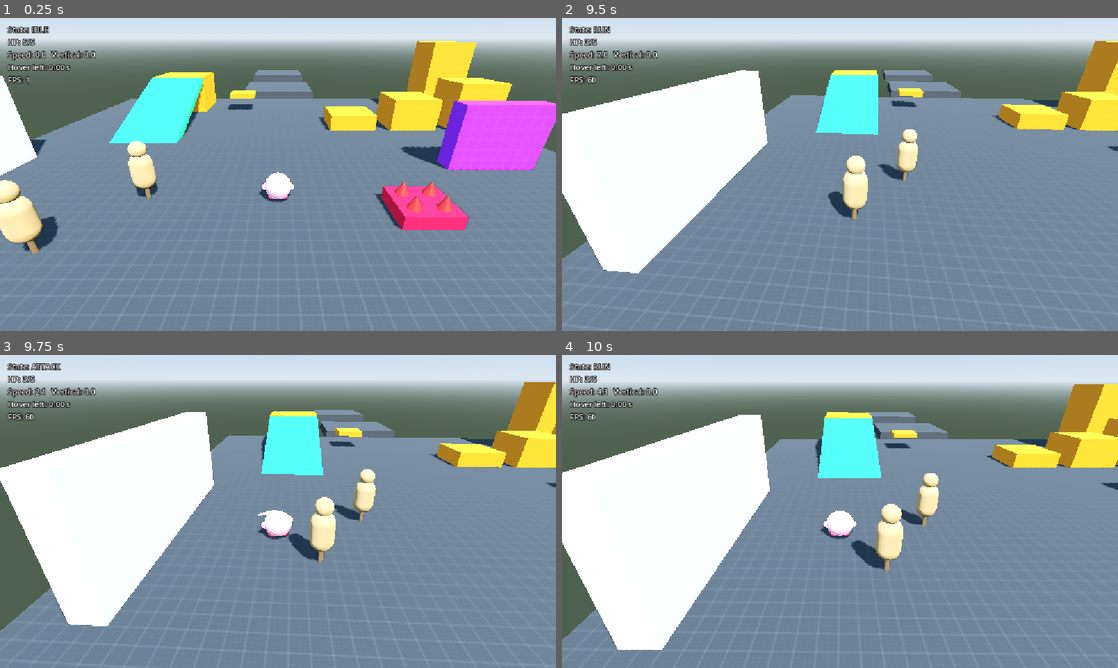
Above: before the commit, frames 1-4 (two rows, left to right).
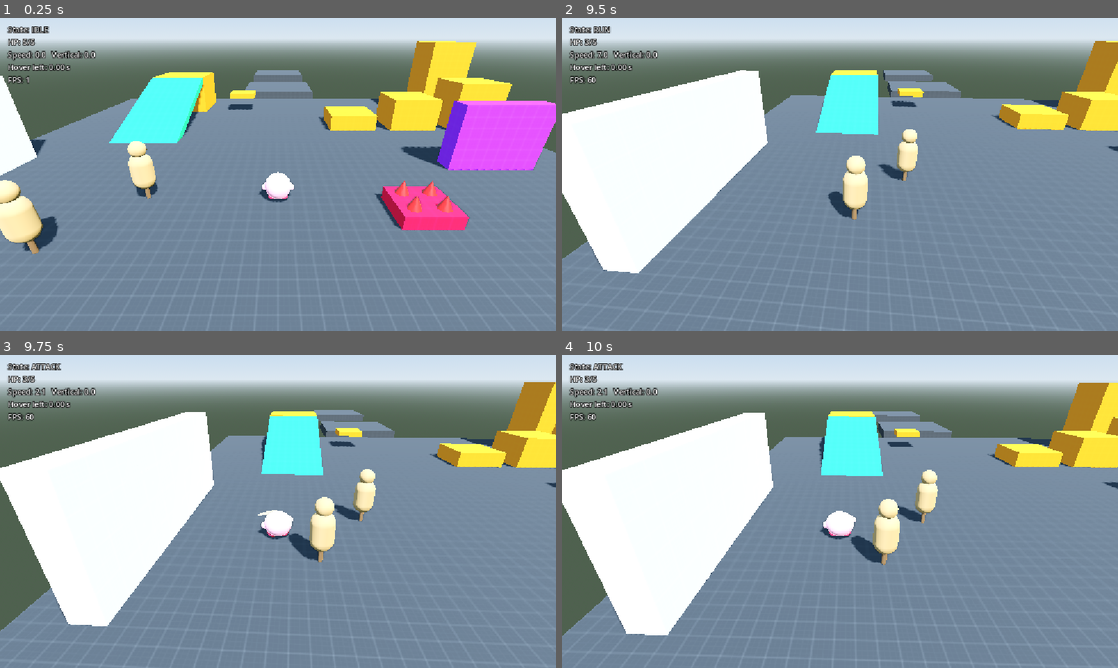
Above: after the commit, the same moments.

Repository: Jesajeba/platformer-test
Game: Godot game, scene res://tests/stage1_smoke_test.tscn
Same seed, same stepped clock (60 frames per second), same inputs: the game is played once before the commit and once after it. This scene is started directly instead of the project's main scene.
Inputs:
- Up to frame 1 (0.25 s): no input
- Up to frame 2 (9.5 s): hold W (move_forward) 0.53-2.03 s; tap J (attack) every 0.75 s from 0.6 to 8.85 s; tap Space (jump) at 0.77, 1.52, 3.02, 3.77, 4.52, 6.02, 6.77, 7.52, 9.02 s; hold A (move_left) 2.03-3.53 s; hold S (move_back) 3.53-4.28 s; hold D (move_right) 4.28-5.03 s; hold W (move_forward) 5.03-5.78 s; hold D (move_right) 5.78-8.03 s; hold S (move_back) 8.03-8.78 s; hold A (move_left) from 8.78 s (still down)
- Up to frame 3 (9.75 s): release A (move_left) at 9.53 s; hold W (move_forward) from 9.53 s (still down); tap J (attack) at 9.6 s
- Up to frame 4 (10 s): keep holding W (move_forward); tap Space (jump) at 9.77 s

Frames 1-3 are identical in both runs. In frame 4, 5.2% of the frame differs, in the area x 0-100%, y 2-100%.

Commit message:
Fix hit-stop leaving the game slowed down
The restore timer compared against the wall clock and skipped restoring
if the timer fired slightly early (as happens with V-Sync frame-delta
smoothing), leaving Engine.time_scale stuck. Use a generation counter
instead: the latest hit-stop always restores. Add HitStop.cancel() and a
regression test for overlapping hit-stops.

Co-Authored-By: Claude Opus 5.5 <noreply@anthropic.com>

Diff:
--- a/scripts/util/hit_stop.gd
+++ b/scripts/util/hit_stop.gd
@@ -1,25 +1,26 @@
 class_name HitStop
 extends RefCounted
 ## Briefly slows the whole game (Engine.time_scale) to sell the weight of a hit.
-## Overlapping calls extend the current stop instead of stacking.
+## A new hit-stop replaces any running one; only the latest one restores the time scale.
 
-static var _active: bool = false
-static var _end_msec: int = 0
+static var _generation: int = 0
 
 
 static func apply(tree: SceneTree, duration: float, time_scale: float = 0.05) -> void:
 	if duration <= 0.0 or tree == null:
 		return
-	var end_msec: int = Time.get_ticks_msec() + int(duration * 1000.0)
-	_end_msec = maxi(_end_msec, end_msec)
-	_active = true
+	_generation += 1
+	var generation: int = _generation
 	Engine.time_scale = clampf(time_scale, 0.01, 1.0)
 	# ignore_time_scale = true, otherwise the timer itself would be slowed down.
 	var timer: SceneTreeTimer = tree.create_timer(duration, true, false, true)
-	timer.timeout.connect(func() -> void: _try_finish())
+	timer.timeout.connect(func() -> void:
+		if generation == _generation:
+			Engine.time_scale = 1.0
+	)
 
 
-static func _try_finish() -> void:
-	if _active and Time.get_ticks_msec() >= _end_msec - 1:
-		_active = false
-		Engine.time_scale = 1.0
+## Cancels any running hit-stop immediately (e.g. when changing scenes).
+static func cancel() -> void:
+	_generation += 1
+	Engine.time_scale = 1.0
--- a/tests/stage1_smoke_test.gd
+++ b/tests/stage1_smoke_test.gd
@@ -150,6 +150,13 @@
 	_check("hit-stop slows time on hit", slowed, "ts=%.2f" % Engine.time_scale)
 	await get_tree().create_timer(hit_stop + 0.1, true, false, true).timeout
 	_check("hit-stop restores time scale", is_equal_approx(Engine.time_scale, 1.0), "ts=%.2f" % Engine.time_scale)
+
+	# Overlapping hit-stops (several hits in quick succession) must still end at normal speed.
+	for i: int in 5:
+		HitStop.apply(get_tree(), 0.05, 0.05)
+		await get_tree().create_timer(0.02, true, false, true).timeout
+	await get_tree().create_timer(0.15, true, false, true).timeout
+	_check("overlapping hit-stops restore time scale", is_equal_approx(Engine.time_scale, 1.0), "ts=%.2f" % Engine.time_scale)
 	await _frames(30)
 	_player.hit_landed.disconnect(on_hit)
 
Not shown, changed: assets/textures/Prototype/Dark/texture_01.png.import
Not shown, changed: assets/textures/Prototype/Green/texture_02.png.import
Not shown, changed: assets/textures/Prototype/Orange/texture_02.png.import
Not shown, changed: assets/textures/Prototype/Purple/texture_02.png.import
Not shown, changed: assets/textures/Prototype/Red/texture_02.png.import
